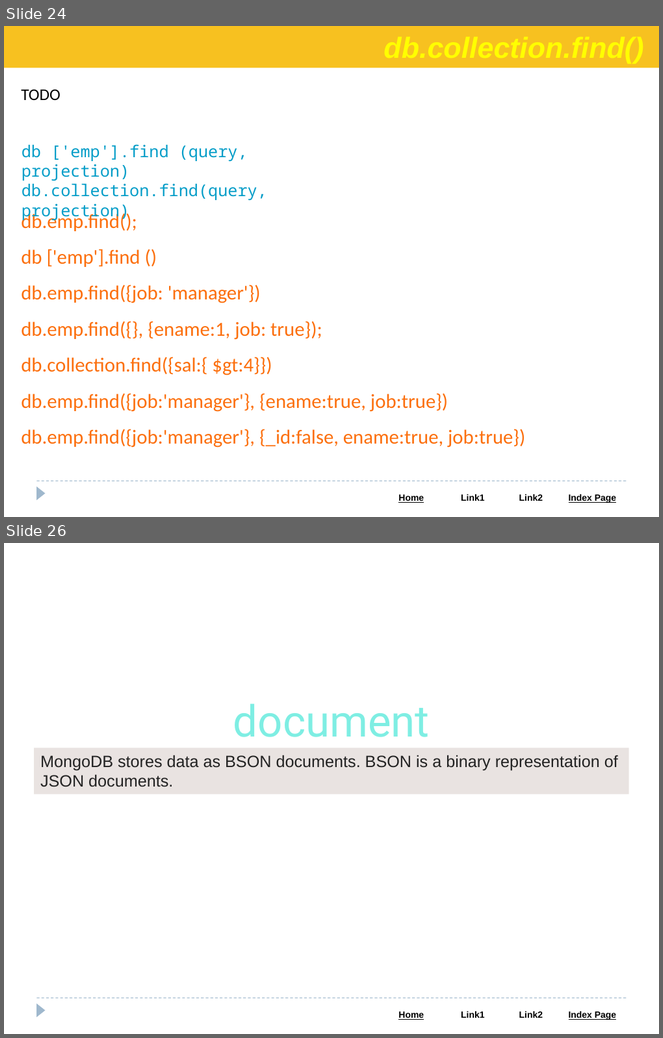
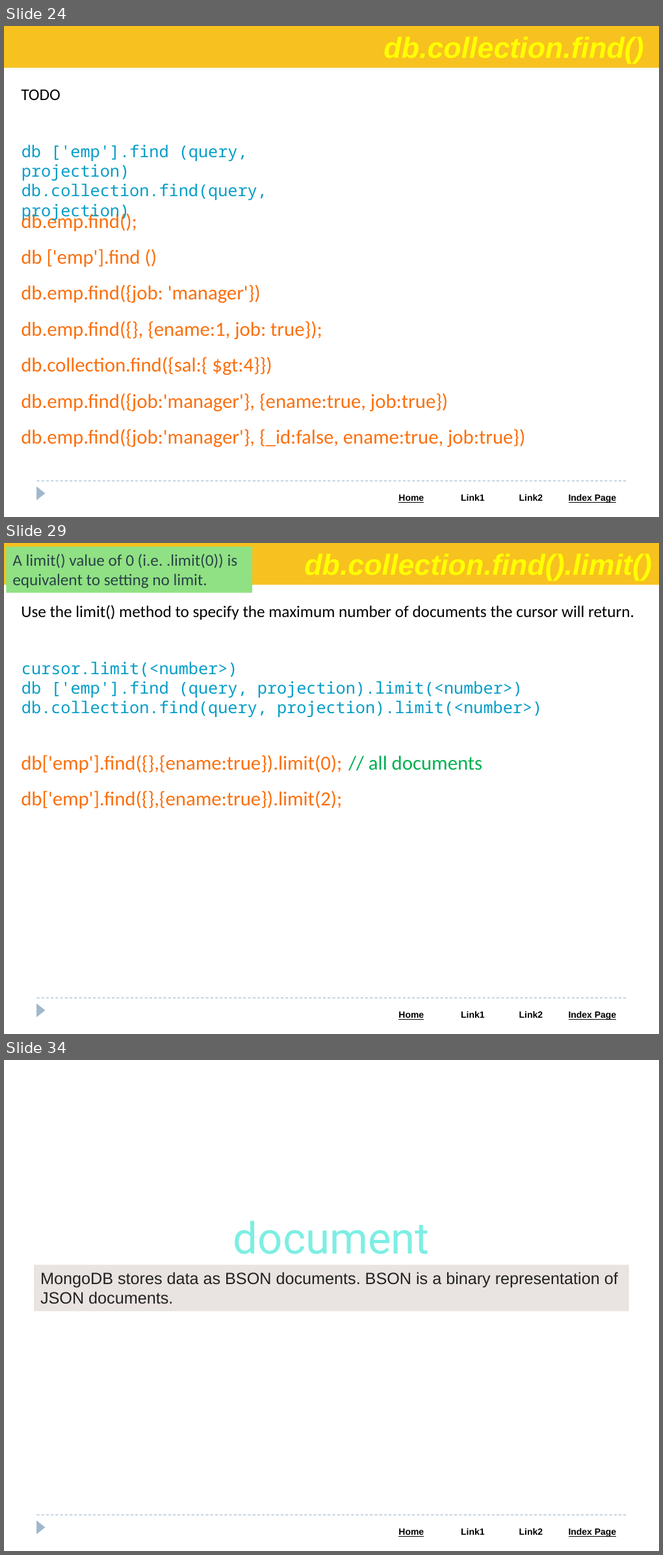
Before and after one commit to Saleel-Bagde/PPT-s, a slide deck: MongoDB.pptx. Shown one above the other, each under a label of ours: slides 24 and 26 before the commit, slides 24, 29 and 34 after it; the slides between them are not shown. The pictures are 663x1038 and 663x1555 pixels, drawn with LibreOffice and Linux fonts; fonts in the diff are those of the drawing. Boxes give left, top, right and bottom in pixels: in the first picture for what was removed or moved away, otherwise in the second. Text is boxed around its words. In the diff, an @@ line names an element or a change of style, - is before the commit and + after.

```diff
--- a/MongoDB.pptx
+++ b/MongoDB.pptx
@@ slide 29 added at bbox=[4, 543, 659, 1034], background #FFFFFF; not listed: 3 template elements that a slide beside it also shows @@
@@ rectangle added at bbox=[4, 543, 659, 585], fill #F7C120 @@
@@ rectangle added at bbox=[6, 546, 252, 593], fill #90E183, 18 pt, text #294349 @@
+A limit() value of 0 (i.e. .limit(0)) is equivalent to setting no limit.
@@ text added at bbox=[21, 605, 634, 620], 18 pt, text #000000 @@
+Use the limit() method to specify the maximum number of documents the cursor will return.
@@ text added at bbox=[22, 662, 542, 717], 18 pt, text #049DC8 @@
+cursor.limit(<number>)
+db ['emp'].find (query, projection).limit(<number>)
+db.collection.find(query, projection).limit(<number>)
@@ text added at bbox=[21, 755, 483, 809], 22 pt, text #FC6F0D @@
+db['emp'].find({},{ename:true}).limit(0); // all documents
+db['emp'].find({},{ename:true}).limit(2);
@@ what was slide 26 is now slide 34 @@
```
Also in this commit, not shown: 2 slides changed, 7 other slides added.
